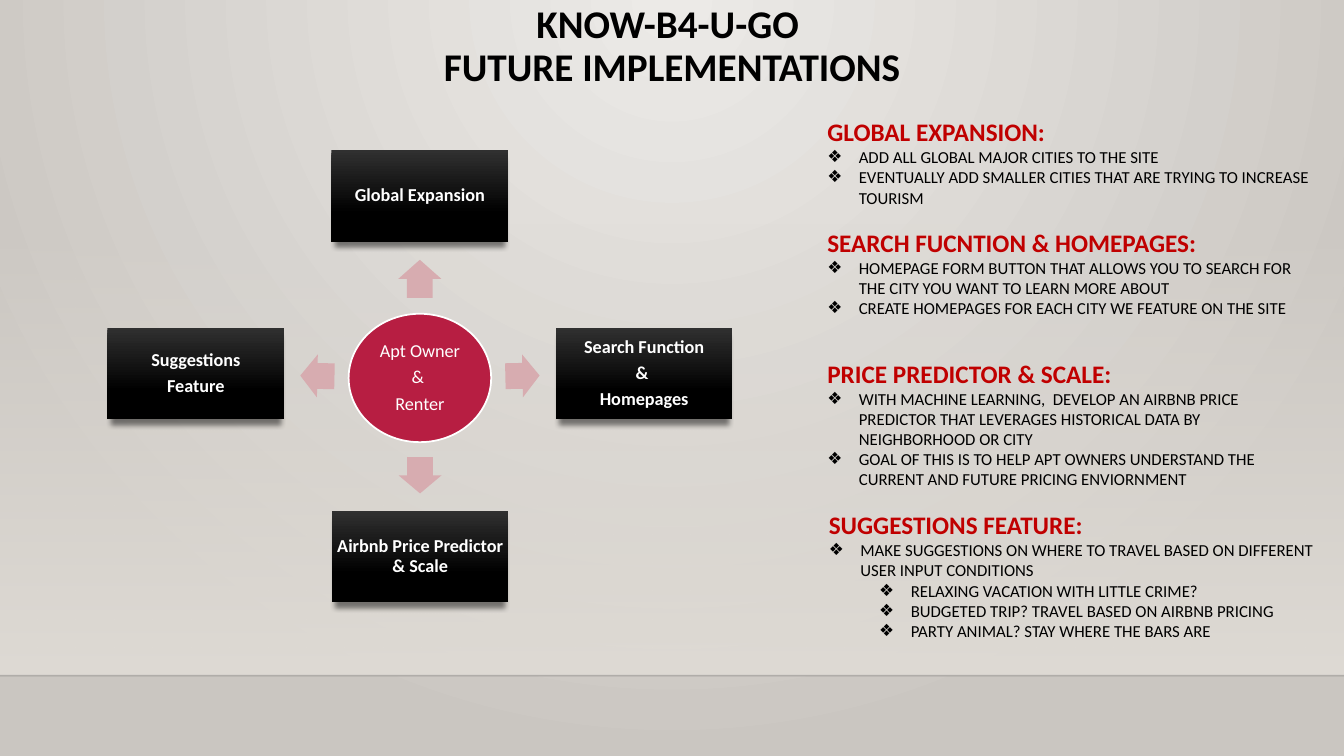
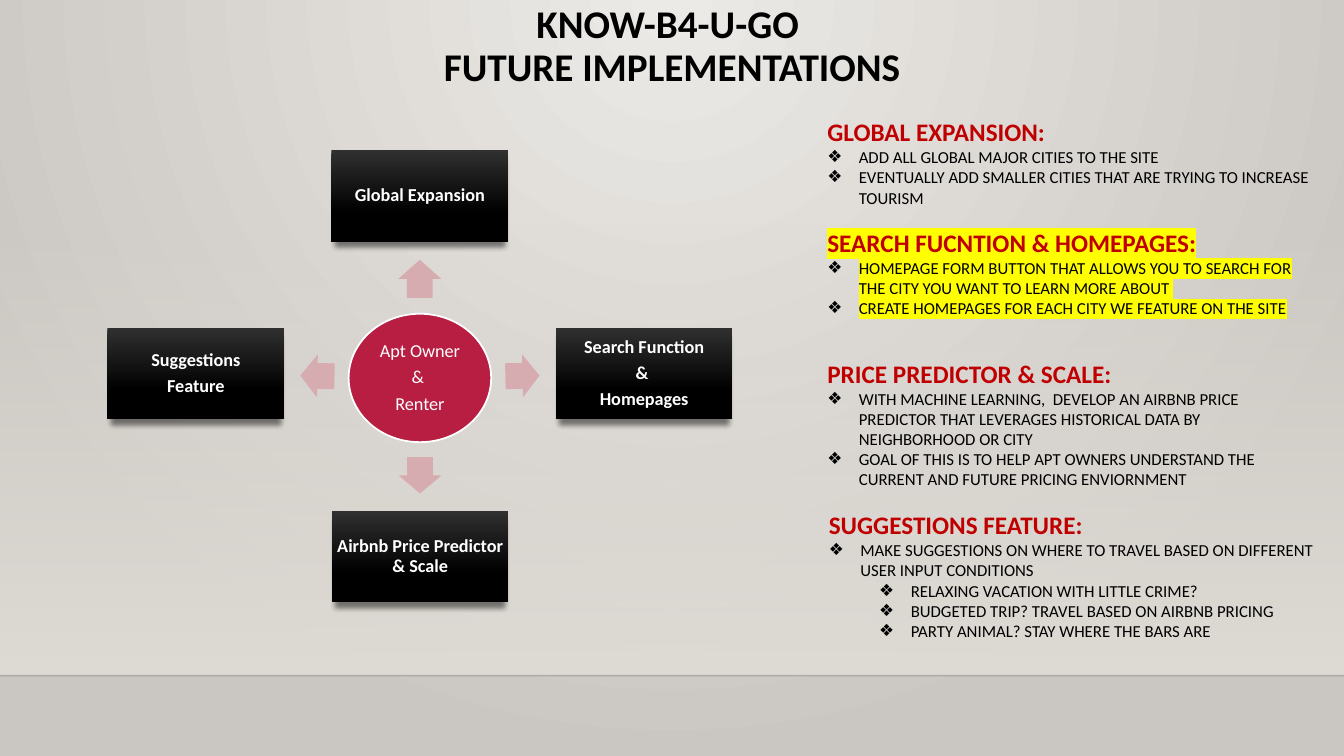
Before and after one commit to elieu17/finalProject_AirBnB, a slide deck: slide 7 of presentation/know_b4_u_go.pptx (slide 4 before the commit). Drawn at 1344x756 pixels with LibreOffice and Linux fonts; fonts in the diff are those of the drawing; background and template pictures are left out. Boxes give left, top, right and bottom in pixels: in the first picture for what was removed or moved away, otherwise in the second. Text is boxed around its words. In the diff, an @@ line names an element or a change of style, - is before the commit and + after.

```diff
--- a/presentation/know_b4_u_go.pptx
+++ b/presentation/know_b4_u_go.pptx
@@ text "SEARCH FUCNTION & HOMEPAGES:" at box(827, 235, 1291, 314): highlight none to #FFFF00 @@
```
Also in this commit, not shown: 1 other slide changed, 4 slides added, 1 slide removed, 4 other files.
